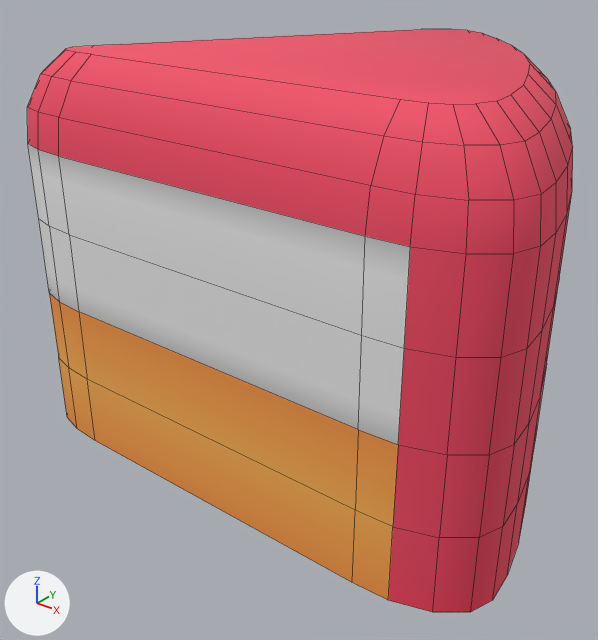
Before and after pictures for a commit that changed the FBX model Assets/Resources/NewCakeAnhHuy/cake07_slice.FBX.
The view is the same before and after, from a 50 mm lens placed at (0.01308, -0.00778, 0.00882), pointed at (0.00462, 0.00279, 0.00226). Lighting does not change. The marker at lower left points along +X, +Y and +Z. Mesh edges are drawn as thin lines. Where no turn or scale is listed for an object, it has been applied to the vertices.

Objects in the first picture: 'cake07_slice'.
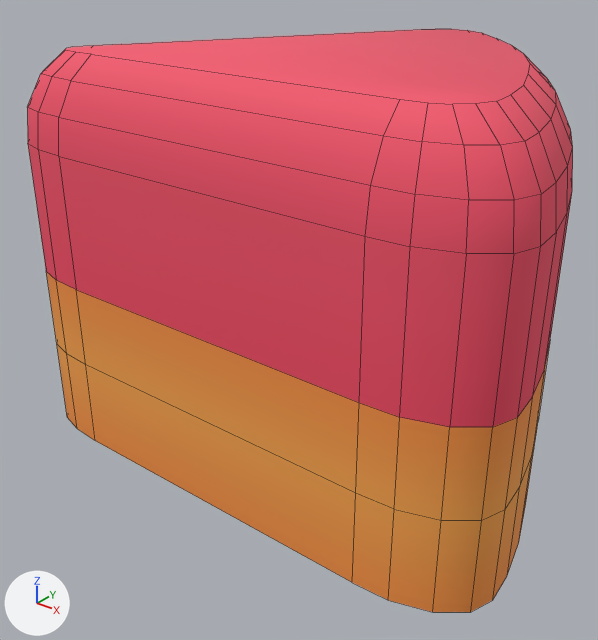
Pixel boxes [x1, y1, x2, y2] of what changed, in the pictures (598 x 640 px):
part 1 of me_mesh, cut back: before [39, 195, 572, 538]; after [46, 195, 572, 520]
part 2 of me_mesh, surface changed: [28, 29, 556, 612] in both

What the commit changed:
me_mesh is used by ob_cake07_slice; location (0.0, 0.0, 0.0).
me_mesh had 200 vertices, 176 faces and spanned x 0.00061..0.00965, y 0.0..0.00788, z 0.0..0.00692.
me_mesh now has 175 vertices, 151 faces and spans x 0.00061..0.00965, y 0.0..0.00788, z 0.0..0.00692.
Part 1, on me_mesh:
25 vertices are removed from x 0.00061..0.00965, y 0.0..0.00788, z 0.00268.
50 faces are deleted.
25 vertices in x 0.00061..0.00965, y 0.0..0.00788, z 0.00133 move by (0.0, 0.0, 0.0003).
25 vertices in x 0.00061..0.00965, y 0.0..0.00788, z 0.00409 move by (0.0, 0.0, -0.001).
25 new faces join them.
me_mesh part 2: 61 kept faces spanning x 0.00061..0.00965, y 0.0..0.00788, z 0.0..0.00692 get new texture (UV) coordinates.
